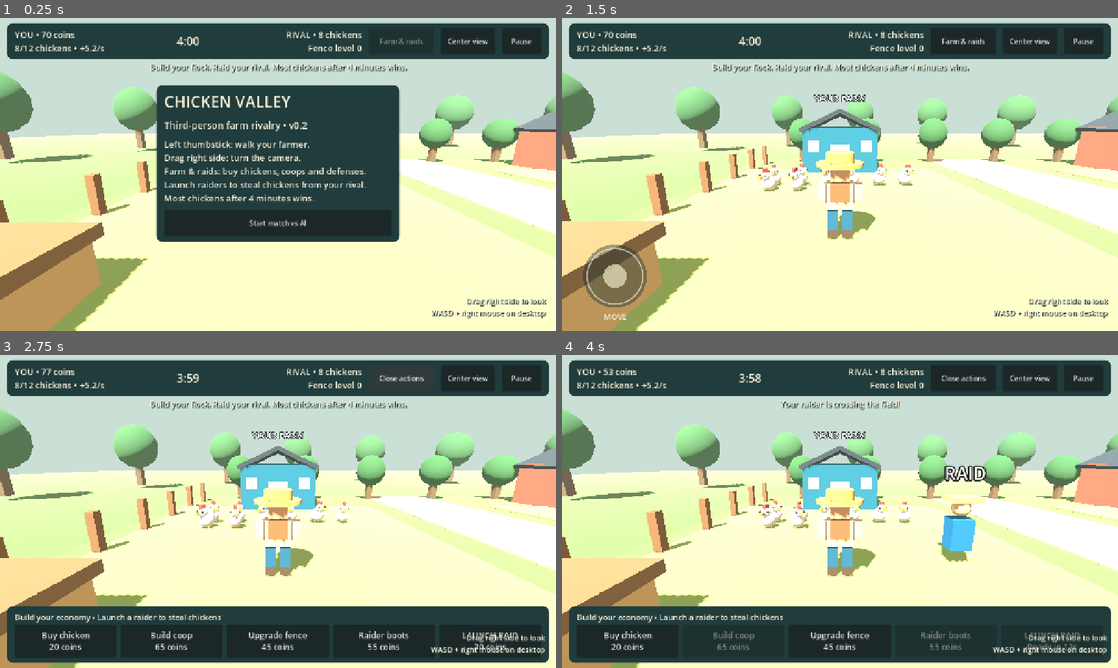
Above: before the commit, frames 1-4 (two rows, left to right).
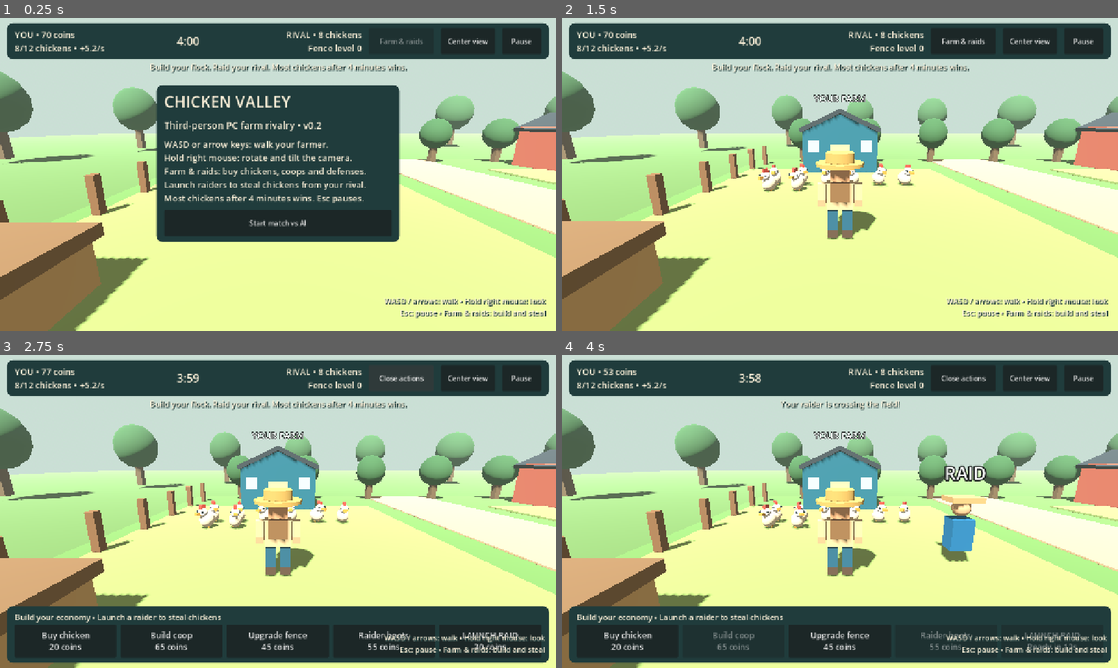
Above: after the commit, the same moments.

Repository: raclob/Chicken-Valley
Game: Godot game, scene res://main.tscn
Two runs of this game, one before a commit and one after it. Both use one fixed random seed, a clock stepped at 60 frames per second and the inputs below.
Inputs (mouse positions are in pixels of both pictures, inside the frame that each line leads up to):
- Up to frame 1 (0.25 s): no input
- Up to frame 2 (1.5 s): click "Pause" at 0.5 s; click "Start match vs AI" at 1.25 s
- Up to frame 3 (2.75 s): click "Farm & raids" at 2 s
- Up to frame 4 (4 s): click "LAUNCH RAID 30 coins" at 2.75 s; tap Enter at 3.5 s; move the mouse to (962, 495) at 3.52 s; hold D from 3.53 s (still down); click (962, 495) at 3.67 s

The runs differ from the first frame. In frame 1, 50% of the frame differs, in the area x 0-100%, y 17-100%; in frame 2, 63%; in frame 3, 48%; in frame 4, 48%.

Commit message:
Switch Chicken Valley to a standalone Windows third-person game

Diff:
--- a/farmer_controls.gd
+++ b/farmer_controls.gd
@@ -22,6 +22,8 @@
 	joystick_finger = -1
 	look_finger = -1
 	mouse_look = false
+	if Input.mouse_mode == Input.MOUSE_MODE_CAPTURED:
+		Input.mouse_mode = Input.MOUSE_MODE_VISIBLE
 	queue_redraw()
 
 func set_enabled(value: bool) -> void:
@@ -50,6 +52,7 @@
 		elif event.index == look_finger: look_changed.emit(event.relative)
 	elif event is InputEventMouseButton and event.button_index == MOUSE_BUTTON_RIGHT:
 		mouse_look = event.pressed
+		Input.mouse_mode = Input.MOUSE_MODE_CAPTURED if mouse_look else Input.MOUSE_MODE_VISIBLE
 	elif event is InputEventMouseMotion and mouse_look:
 		look_changed.emit(event.relative)
 
@@ -70,9 +73,10 @@
 		queue_redraw()
 	if event is InputEventMouseButton and event.button_index == MOUSE_BUTTON_RIGHT and not event.pressed:
 		mouse_look = false
+		Input.mouse_mode = Input.MOUSE_MODE_VISIBLE
 
 func _draw() -> void:
-	if not enabled: return
+	if not enabled or not DisplayServer.is_touchscreen_available(): return
 	var origin := center()
 	draw_circle(origin, RADIUS + 9, Color(0.07, 0.17, 0.18, 0.4))
 	draw_arc(origin, RADIUS, 0, TAU, 48, Color(1, 0.96, 0.85, 0.6), 2, true)
--- a/main.gd
+++ b/main.gd
@@ -95,12 +95,12 @@
 	e.fog_density = 0.003
 	e.ambient_light_source = Environment.AMBIENT_SOURCE_COLOR
 	e.ambient_light_color = Color("fff0d5")
-	e.ambient_light_energy = 0.65
+	e.ambient_light_energy = 0.3
 	env.environment = e
 	add_child(env)
 	var sun := DirectionalLight3D.new()
 	sun.rotation_degrees = Vector3(-55, -25, 0)
-	sun.light_energy = 1.2
+	sun.light_energy = 0.75
 	sun.shadow_enabled = true
 	add_child(sun)
 	box(self, Vector3(0, -0.5, 0), Vector3(180, 0.1, 180), Color("719b53"))
@@ -113,6 +113,13 @@
 		add_child(barn)
 		barn.position = Vector3(x, 0, -6)
 		box(barn, Vector3(0, 1.4, 0), Vector3(4.5, 2.8, 3.2), Color("287a91") if side == 0 else Color("d26b50"), true)
+		var gable := MeshInstance3D.new()
+		var prism := PrismMesh.new()
+		prism.size = Vector3(4.5, 0.9, 3.2)
+		gable.mesh = prism
+		gable.material_override = material(Color("287a91") if side == 0 else Color("d26b50"))
+		gable.position.y = 3.25
+		barn.add_child(gable)
 		for roof_side in [-1, 1]:
 			var roof := box(barn, Vector3(roof_side * 1.15, 3.17, 0), Vector3(2.65, 0.25, 3.8), Color("40494f"))
 			roof.rotation_degrees.z = -roof_side * 25
@@ -331,10 +338,10 @@
 	notice_label.add_theme_color_override("font_shadow_color", Color("203c3c"))
 	notice_label.add_theme_constant_override("shadow_offset_x", 2)
 	notice_label.add_theme_constant_override("shadow_offset_y", 2)
-	var hint := label("Drag right side to look\nWASD + right mouse on desktop", 17)
+	var hint := label("WASD / arrows: walk • Hold right mouse: look\nEsc: pause • Farm & raids: build and steal", 17)
 	root.add_child(hint)
 	hint.set_anchors_and_offsets_preset(Control.PRESET_BOTTOM_RIGHT)
-	hint.offset_left = -345
+	hint.offset_left = -500
 	hint.offset_top = -82
 	hint.offset_right = -25
 	hint.offset_bottom = -25
@@ -363,8 +370,8 @@
 	intro_col.add_theme_constant_override("separation", 14)
 	intro.add_child(intro_col)
 	intro_col.add_child(label("CHICKEN VALLEY", 36))
-	intro_col.add_child(label("Third-person farm rivalry • v0.2", 22))
-	intro_col.add_child(label("Left thumbstick: walk your farmer.\nDrag right side: turn the camera.\nFarm & raids: buy chickens, coops and defenses.\nLaunch raiders to steal chickens from your rival.\nMost chickens after 4 minutes wins.", 20))
+	intro_col.add_child(label("Third-person PC farm rivalry • v0.2", 22))
+	intro_col.add_child(label("WASD or arrow keys: walk your farmer.\nHold right mouse: rotate and tilt the camera.\nFarm & raids: buy chickens, coops and defenses.\nLaunch raiders to steal chickens from your rival.\nMost chickens after 4 minutes wins. Esc pauses.", 20))
 	var start := Button.new()
 	start.text = "Start match vs AI"
 	start.custom_minimum_size = Vector2(0, 60)
@@ -491,7 +498,15 @@
 			get_tree().quit()
 
 func _notification(what: int) -> void:
-	if what == NOTIFICATION_APPLICATION_PAUSED:
+	if what == NOTIFICATION_APPLICATION_PAUSED or what == NOTIFICATION_APPLICATION_FOCUS_OUT:
 		paused = true
 		if is_instance_valid(controls): controls.clear_input()
 		if is_instance_valid(pause_button): pause_button.text = "Resume"
+
+func _unhandled_input(event: InputEvent) -> void:
+	if event is InputEventKey and event.pressed and not event.echo and event.keycode == KEY_ESCAPE:
+		if intro.visible or game.finished: return
+		paused = not paused
+		controls.clear_input()
+		pause_button.text = "Resume" if paused else "Pause"
+		update_ui()
Not shown, added: PLAY.txt
Not shown, changed: export_presets.cfg
Not shown, removed: .github/workflows/android.yml
Not shown, added: .github/workflows/windows.yml
Not shown, changed: README.md
